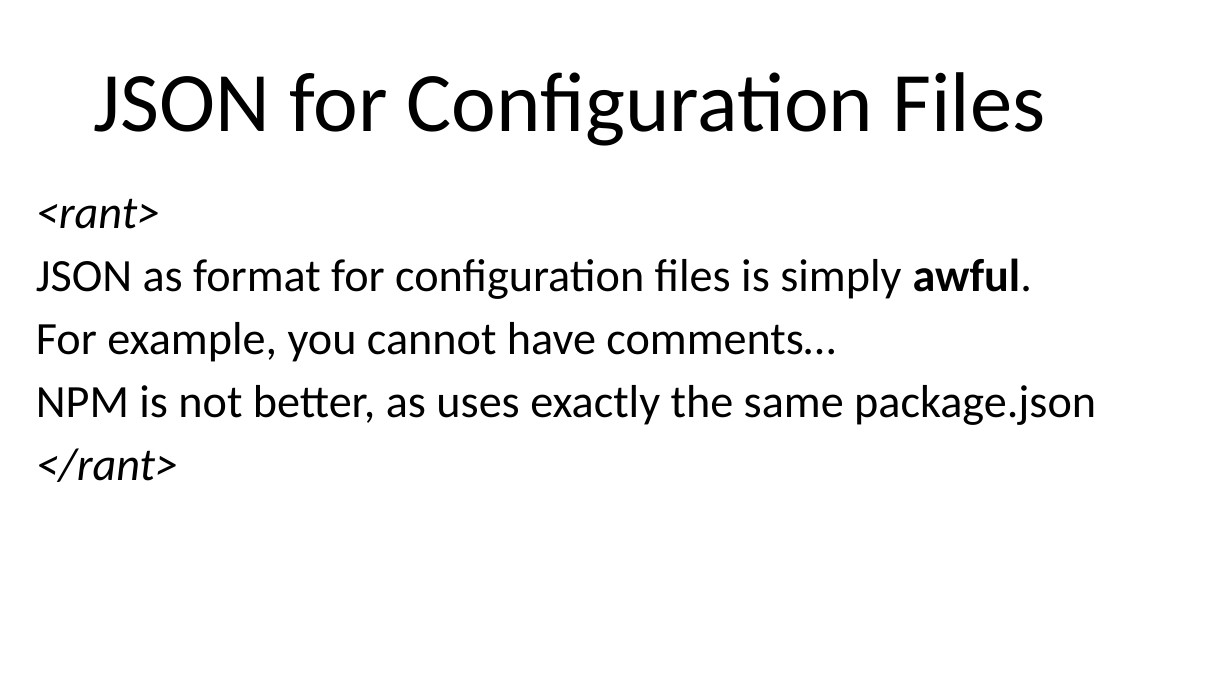
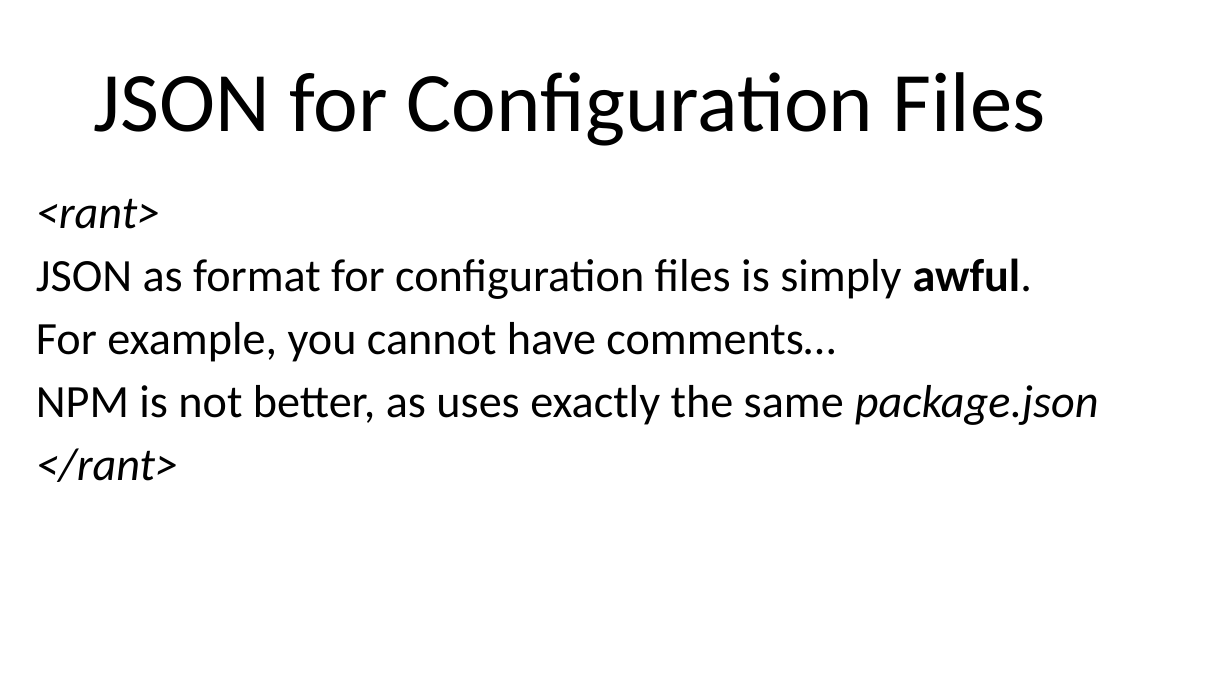
Before and after one commit to arcuri82/web_development_and_api_design, a slide deck: slide 21 of docs/slides/lesson_02.pptx. Drawn at 1232x693 pixels with LibreOffice and Linux fonts; fonts in the diff are those of the drawing. Boxes give left, top, right and bottom in pixels: in the first picture for what was removed or moved away, otherwise in the second. Text is boxed around its words. In the diff, an @@ line names an element or a change of style, - is before the commit and + after.

```diff
--- a/docs/slides/lesson_02.pptx
+++ b/docs/slides/lesson_02.pptx
@@ text at (x1=36, y1=385, x2=1099, y2=425): italic on in "package.json" @@
```
Also in this commit, not shown: 3 other slides changed, 4 other files.
